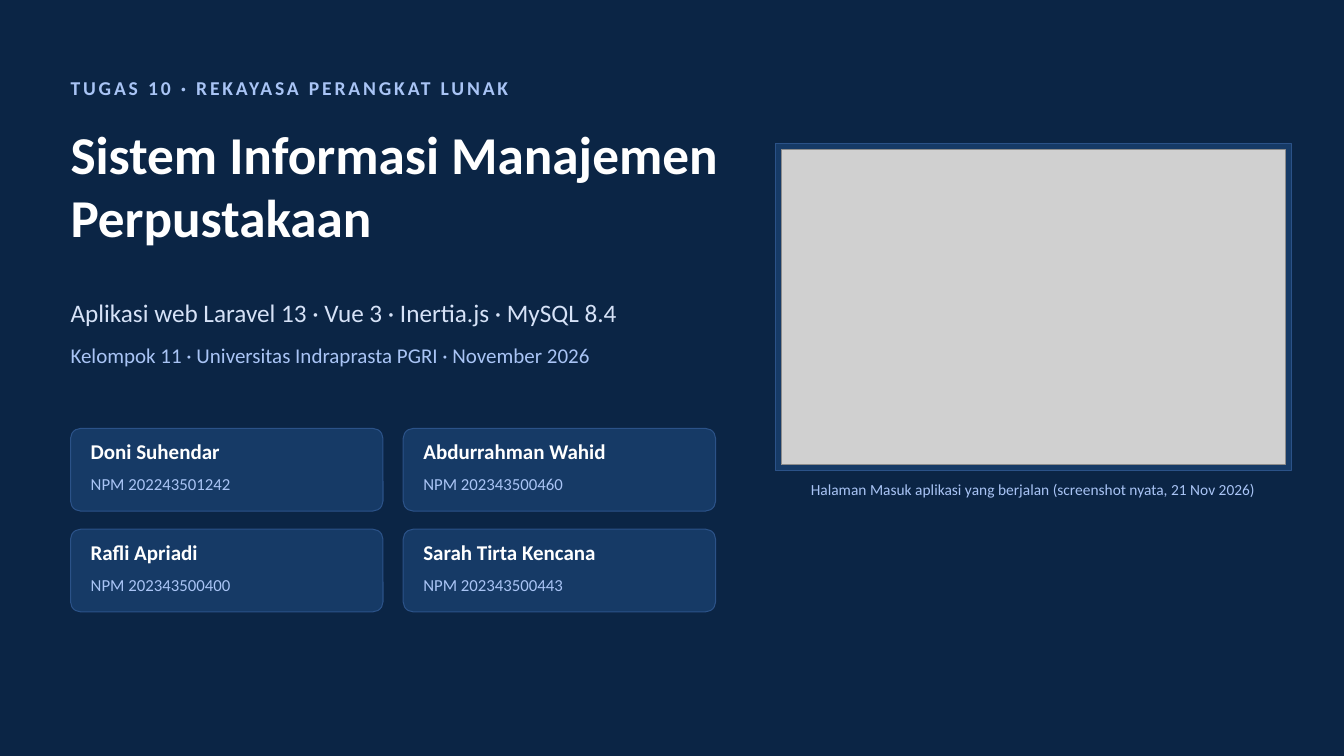
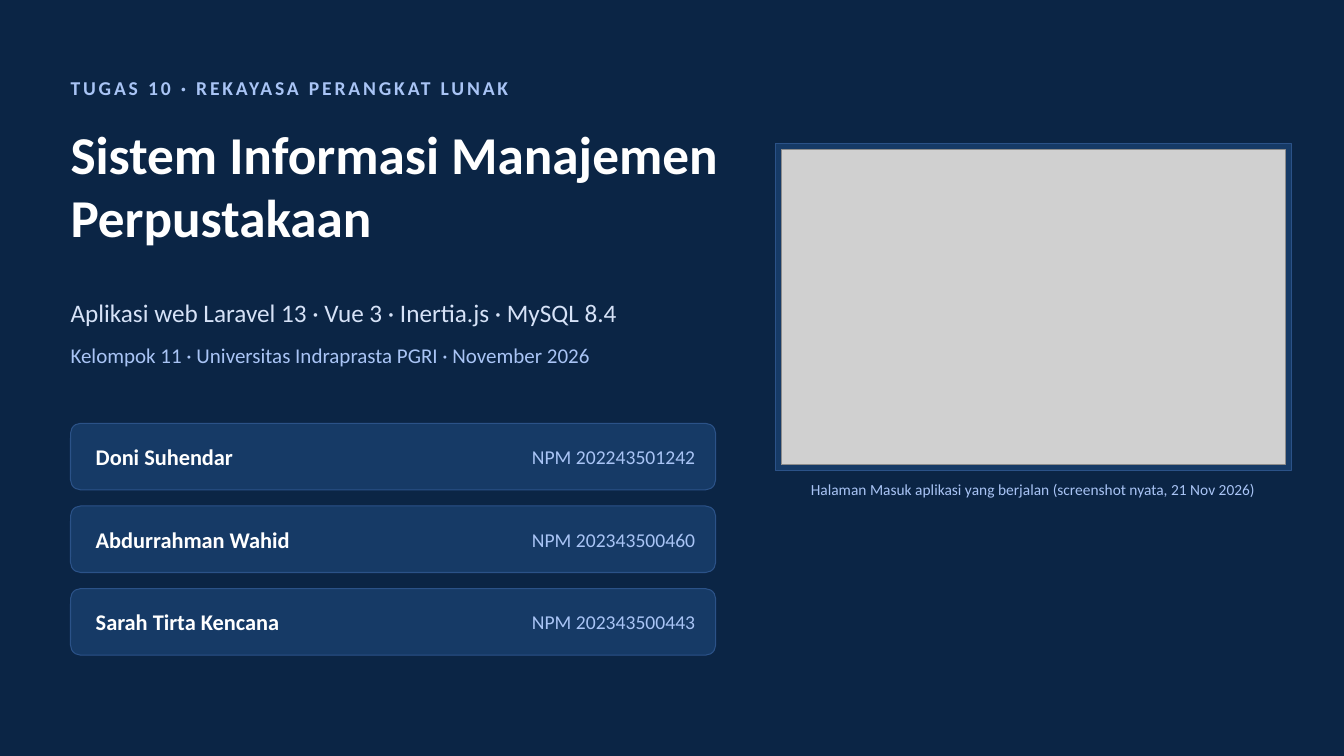
Before and after one commit to doni10102001/Kel-11---SIM-Perpustakaan---RPL-2026, a slide deck: slide 1 of docs/TUGAS-10-FINAL/10-PRESENTASI/SIM_Perpustakaan_Kelompok_11_Final.pptx. Drawn at 1344x756 pixels with LibreOffice and Linux fonts; fonts in the diff are those of the drawing; grey boxes stand for pictures. Boxes give left, top, right and bottom in pixels: in the first picture for what was removed or moved away, otherwise in the second. Text is boxed around its words. In the diff, an @@ line names an element or a change of style, - is before the commit and + after.

```diff
--- a/docs/TUGAS-10-FINAL/10-PRESENTASI/SIM_Perpustakaan_Kelompok_11_Final.pptx
+++ b/docs/TUGAS-10-FINAL/10-PRESENTASI/SIM_Perpustakaan_Kelompok_11_Final.pptx
@@ rounded rectangle: place and size @@
-rounded rectangle at [403,429,716,511]
+rounded rectangle at [71,423,716,490]
@@ rounded rectangle at [71,423,716,490]: proportions changed @@
@@ rounded rectangle removed at [71,429,383,511] @@
@@ size 12 to 14 pt; alignment left to right; vertical alignment top to middle in 3 elements at [532,616,695,629], [532,534,695,547], [532,451,695,464] @@
@@ text "NPM 202243501242": place and size @@
-text "NPM 202243501242" at [91,479,230,490]
+text "NPM 202243501242" at [532,451,695,464]
@@ rounded rectangle at [71,506,716,573]: proportions changed @@
@@ rounded rectangle: place and size @@
-rounded rectangle at [71,529,383,612]
+rounded rectangle at [71,506,716,573]
@@ text "Abdurrahman Wahid": place and size @@
-text "Abdurrahman Wahid" at [423,444,605,459]
+text "Abdurrahman Wahid" at [96,532,290,548]
@@ rounded rectangle removed at [403,529,716,612] @@
@@ text "NPM 202343500460": place and size @@
-text "NPM 202343500460" at [423,478,563,490]
+text "NPM 202343500460" at [532,534,695,547]
@@ text removed at [91,545,197,564] @@
-Rafli Apriadi
@@ rounded rectangle added at [71,589,716,655], fill #163A66, outline #2B5288 0.75 pt @@
@@ text removed at [91,580,230,591] @@
-NPM 202343500400
@@ size 15 to 16 pt; vertical alignment top to middle in 3 elements at [96,449,233,465], [96,532,290,548], [96,614,279,630] @@
@@ text "Sarah Tirta Kencana": place and size @@
-text "Sarah Tirta Kencana" at [423,545,596,560]
+text "Sarah Tirta Kencana" at [96,614,279,630]
@@ text "NPM 202343500443": place and size @@
-text "NPM 202343500443" at [423,580,563,591]
+text "NPM 202343500443" at [532,616,695,629]
```
Also in this commit, not shown: 6 other files.
